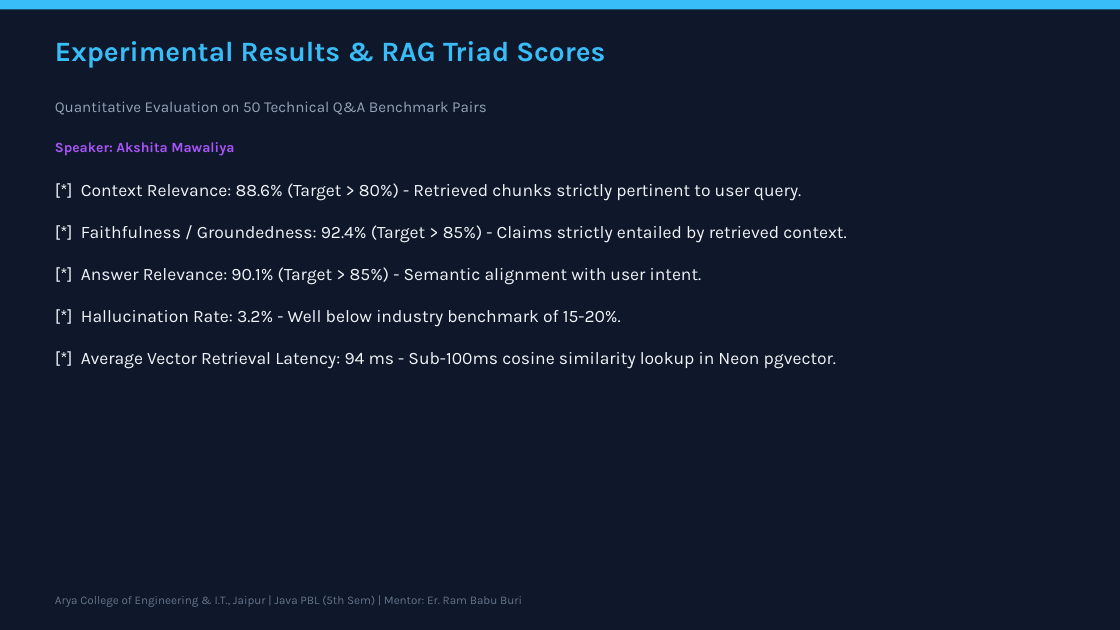
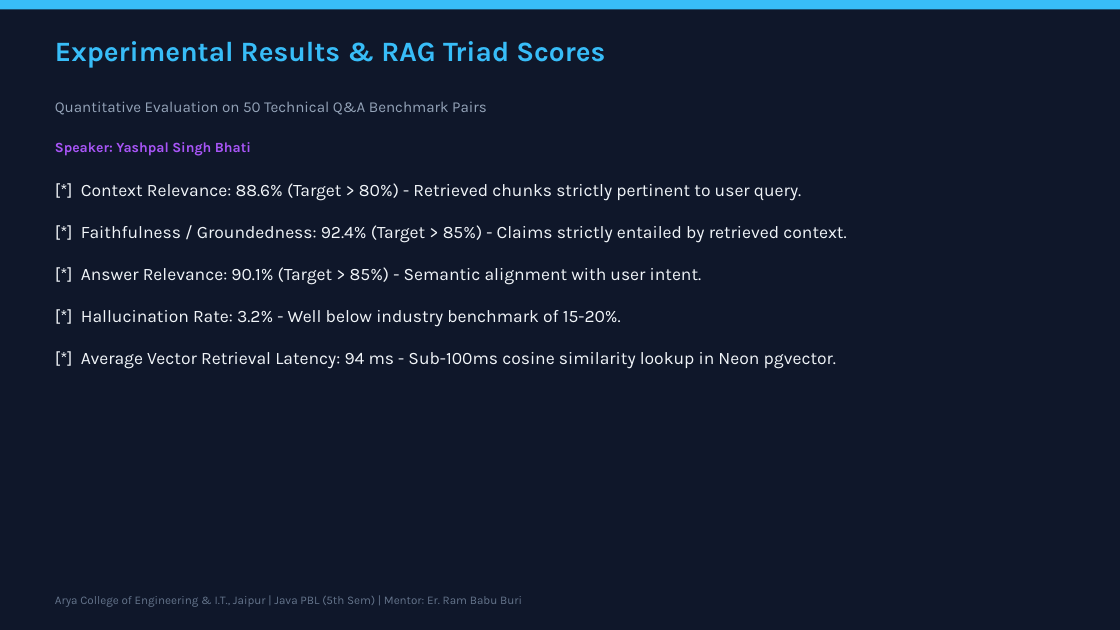
Before and after one commit to shauryadixit005-lab/RAG_Project, a slide deck: slide 10 of submission_reports/DocuQuery_AI_Presentation.pptx. Drawn at 1120x630 pixels with LibreOffice and Linux fonts; fonts in the diff are those of the drawing. Boxes give left, top, right and bottom in pixels: in the first picture for what was removed or moved away, otherwise in the second. Text is boxed around its words. In the diff, an @@ line names an element or a change of style, - is before the commit and + after.

```diff
--- a/submission_reports/DocuQuery_AI_Presentation.pptx
+++ b/submission_reports/DocuQuery_AI_Presentation.pptx
@@ text at (55, 142, 251, 156): text changed @@
-Speaker: Akshita Mawaliya
+Speaker: Yashpal Singh Bhati
```
Also in this commit, not shown: 14 other slides changed, 21 other files.
